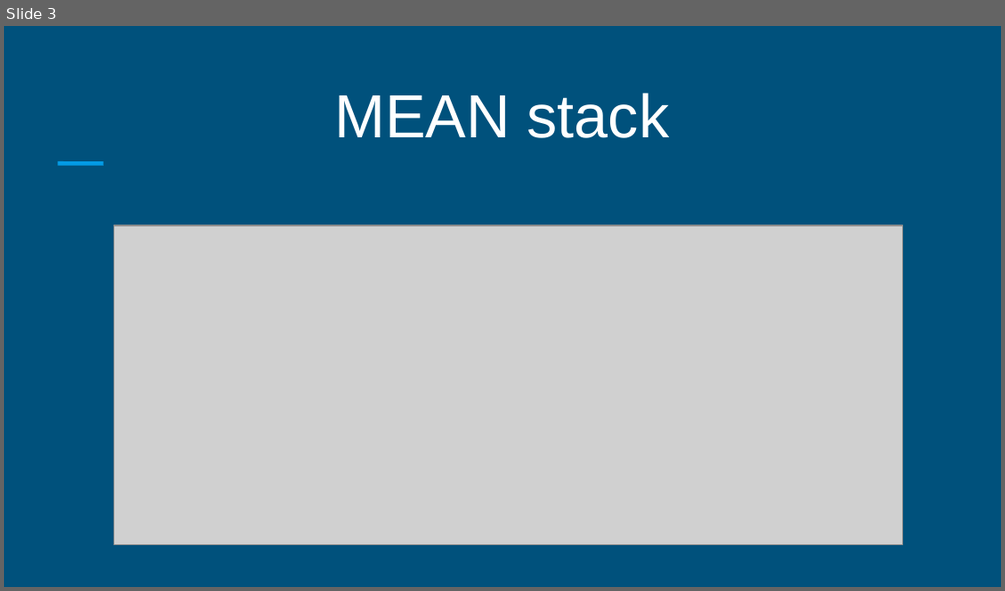
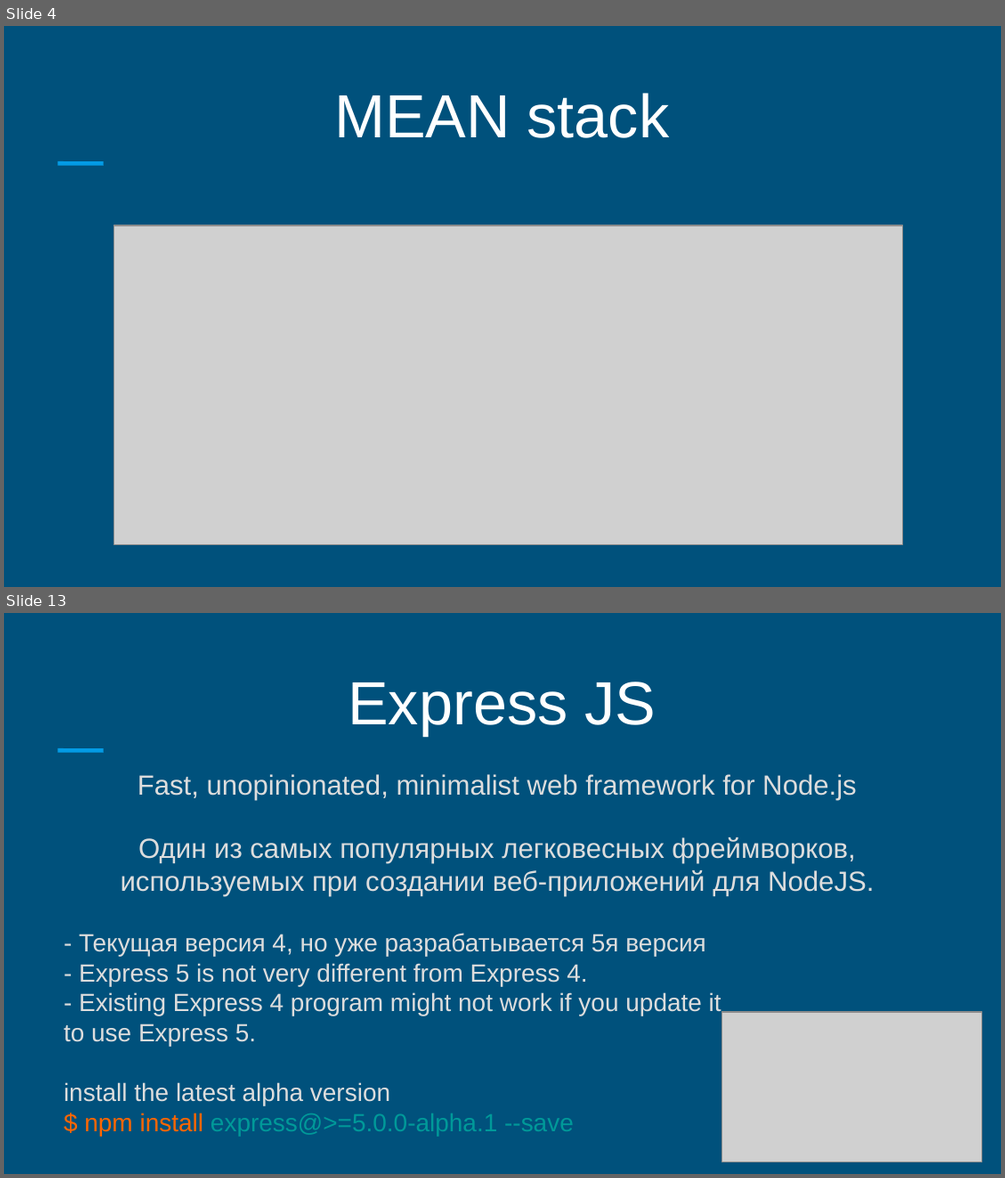
Before and after one commit to keylink/mean-stack, a slide deck: docs/mean.pptx. Shown one above the other, each under a label of ours: slide 3 before the commit, slides 4 and 13 after it; the slides between them are not shown. The pictures are 1005x591 and 1005x1178 pixels, drawn with LibreOffice and Linux fonts; fonts in the diff are those of the drawing; grey boxes stand for pictures. Boxes give left, top, right and bottom in pixels: in the first picture for what was removed or moved away, otherwise in the second. Text is boxed around its words. In the diff, an @@ line names an element or a change of style, - is before the commit and + after.

```diff
--- a/docs/mean.pptx
+++ b/docs/mean.pptx
@@ slide 13 added at (4,613,1001,1174), background #00517C; not listed: 1 template element that a slide beside it also shows @@
@@ text added at (348,682,655,735), 44 pt, text #FFFFFF @@
+Express JS
@@ text added at (121,774,874,897), 20 pt, text #DDDDDD @@
+Fast, unopinionated, minimalist web framework for Node.js
+Один из самых популярных легковесных фреймворков, используемых при создании веб-приложений для NodeJS.
@@ text added at (64,933,721,1135), 18 pt, text #DDDDDD @@
+- Текущая версия 4, но уже разрабатывается 5я версия
+- Express 5 is not very different from Express 4.
+- Existing Express 4 program might not work if you update it to use Express 5.
+install the latest alpha version
+$ npm install express@>=5.0.0-alpha.1 --save
@@ picture added at (721,1012,982,1162) @@
@@ what was slide 3 is now slide 4 @@
```
Also in this commit, not shown: 2 slides changed, 18 other slides added, 5 slides removed.
